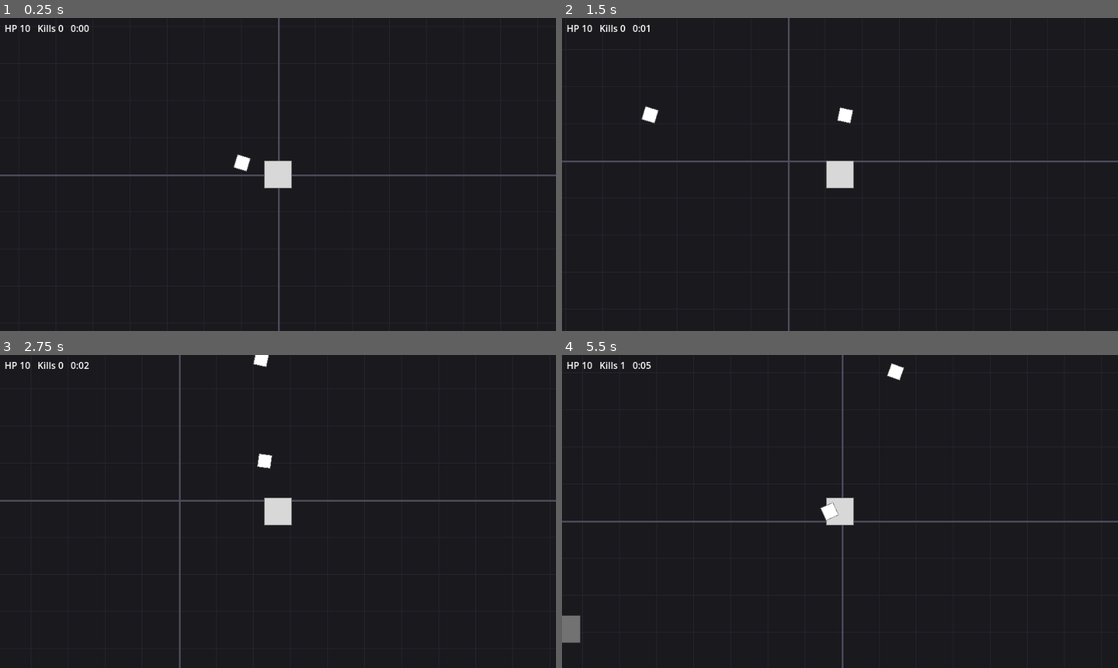
Above: before the commit, frames 1-4 (two rows, left to right).
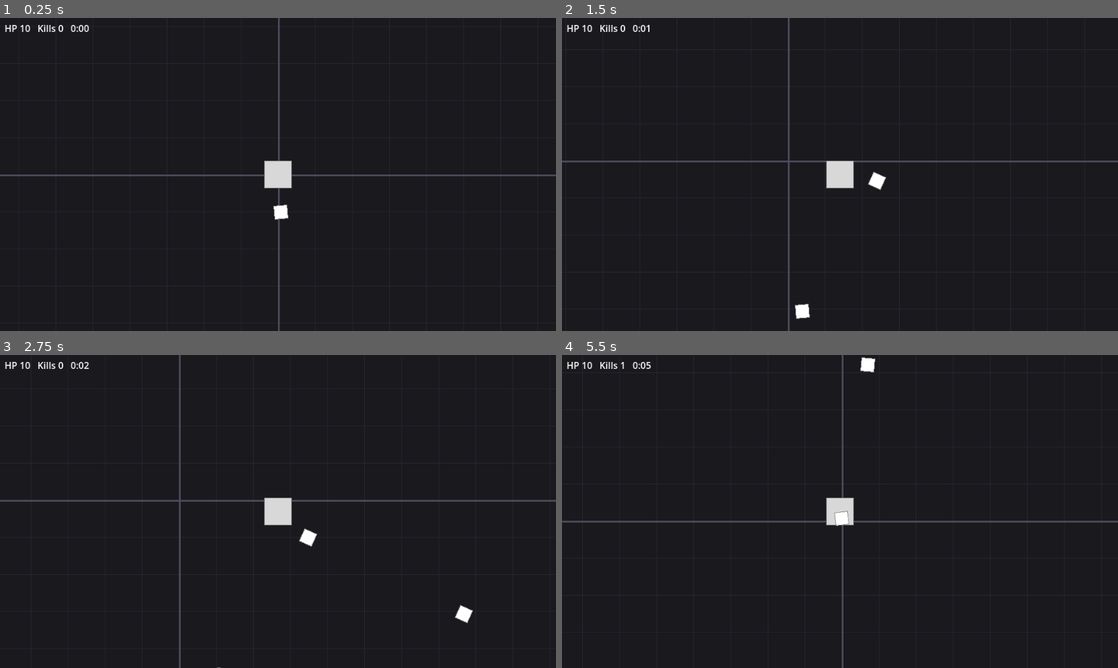
Above: after the commit, the same moments.

Repository: Veavictis/Abstractus
Game: Godot game, scene res://scenes/levels/test_level.tscn
Same seed, same stepped clock (60 frames per second), same inputs: the game is played once before the commit and once after it.
Inputs:
- Up to frame 1 (0.25 s): no input
- Up to frame 2 (1.5 s): hold D (move_right) 0.53-1.28 s; hold S (move_down) from 1.28 s (still down)
- Up to frame 3 (2.75 s): release S (move_down) at 2.03 s; hold D (move_right) from 2.03 s (still down)
- Up to frame 4 (5.5 s): release D (move_right) at 2.78 s; hold W (move_up) 2.78-3.53 s; hold A (move_left) 3.53-5.03 s; hold S (move_down) from 5.03 s (still down)

The runs differ from the first frame. In frame 1, 0.2% of the frame differs, in the area x 42-52%, y 43-65%; in frame 2, 0.5%; in frame 3, 0.4%; in frame 4, 0.7%, in the area x 0-62%, y 0-92%.

Commit message:
Don't spawn enemies inside obstacles
Co-Authored-By: Claude Opus 5.5 <noreply@anthropic.com>
Claude-Session: https://claude.ai/code/session_01DncowDNkGb5khGGzWE9Dwx

Diff:
--- a/scenes/levels/test_level.gd
+++ b/scenes/levels/test_level.gd
@@ -37,11 +37,26 @@
 
 
 func _spawn_enemy() -> void:
+	var spawn_position: Variant = _free_spawn_position()
+	if spawn_position == null:
+		return
 	var enemy: Enemy = ENEMY_SCENE.instantiate()
-	enemy.position = _player.position + Vector2.from_angle(randf() * TAU) * spawn_distance
+	enemy.position = spawn_position
 	enemy.target = _player
 	enemy.killed.connect(func() -> void: _kills += 1)
 	add_child(enemy)
+
+
+## A random point `spawn_distance` from the player that isn't inside an obstacle,
+## or null when every try lands in one.
+func _free_spawn_position() -> Variant:
+	var query := PhysicsPointQueryParameters2D.new()
+	query.collision_mask = 8
+	for attempt in 8:
+		query.position = _player.position + Vector2.from_angle(randf() * TAU) * spawn_distance
+		if get_world_2d().direct_space_state.intersect_point(query, 1).is_empty():
+			return query.position
+	return null
 
 
 func _update_hud() -> void:
